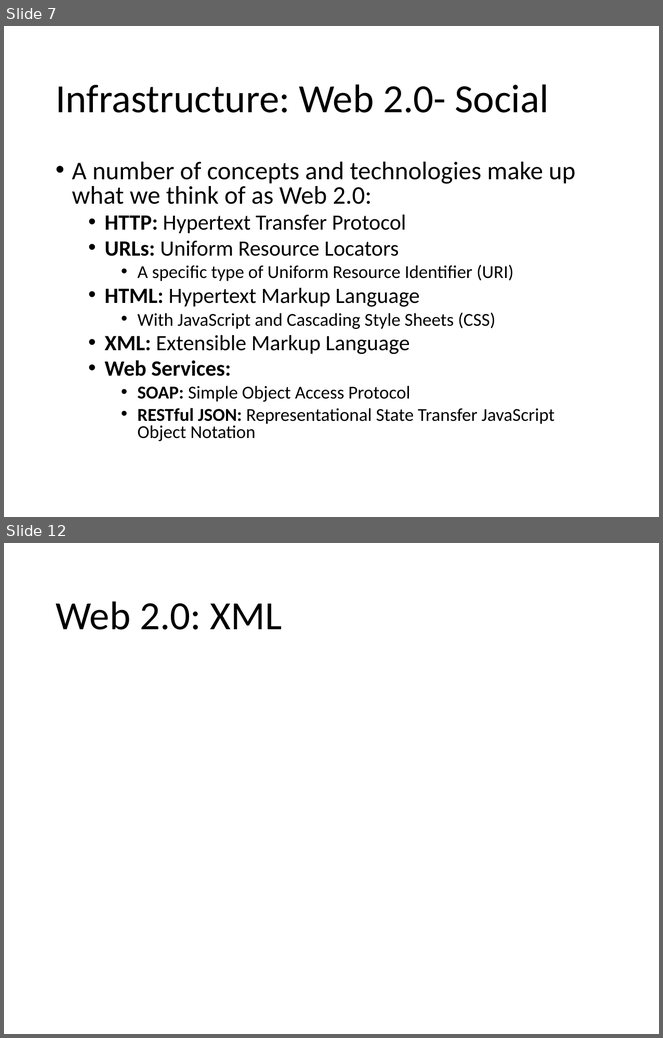
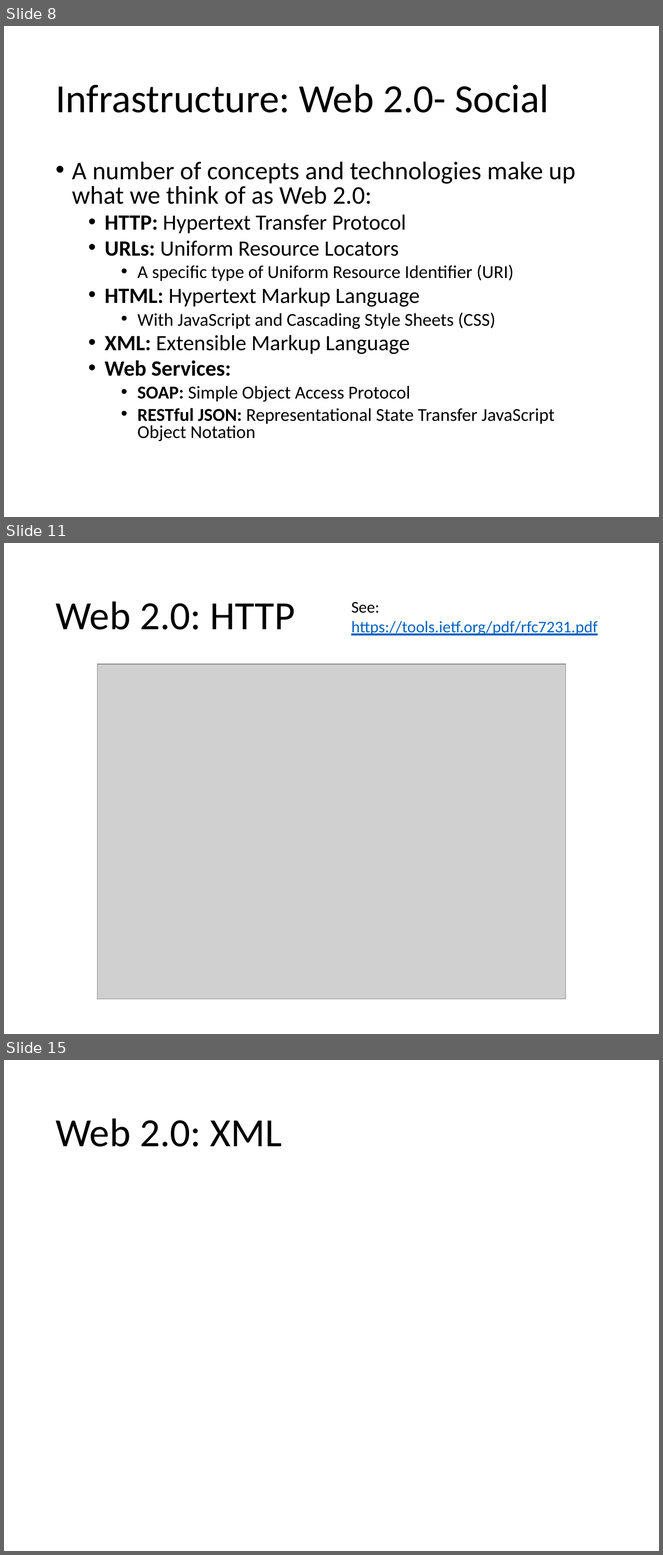
Before and after one commit to colinbellCA/1161.cs330-uwaterloo-sematic_analytics, a slide deck: 1161.cs330-social_graphs_and_semantic_analytics.pptx. Shown one above the other, each under a label of ours: slides 7 and 12 before the commit, slides 8, 11 and 15 after it; the slides between them are not shown. The pictures are 663x1038 and 663x1555 pixels, drawn with LibreOffice and Linux fonts; fonts in the diff are those of the drawing; grey boxes stand for pictures. Boxes give left, top, right and bottom in pixels: in the first picture for what was removed or moved away, otherwise in the second. Text is boxed around its words. In the diff, an @@ line names an element or a change of style, - is before the commit and + after.

```diff
--- a/1161.cs330-social_graphs_and_semantic_analytics.pptx
+++ b/1161.cs330-social_graphs_and_semantic_analytics.pptx
@@ slide 11 added at bbox=[4, 543, 659, 1034], background #FFFFFF @@
@@ title added at bbox=[55, 601, 295, 630], 44 pt, text #000000 @@
+Web 2.0: HTTP
@@ text added at bbox=[351, 602, 598, 636], 18 pt, text #0563C1, underline @@
+See: https://tools.ietf.org/pdf/rfc7231.pdf
@@ picture added at bbox=[97, 664, 566, 1000] @@
@@ what was slide 7 is now slide 8 @@
@@ what was slide 12 is now slide 15 @@
```
Also in this commit, not shown: 6 slides changed, 3 other slides added, 1 slide removed, 7 other files.
